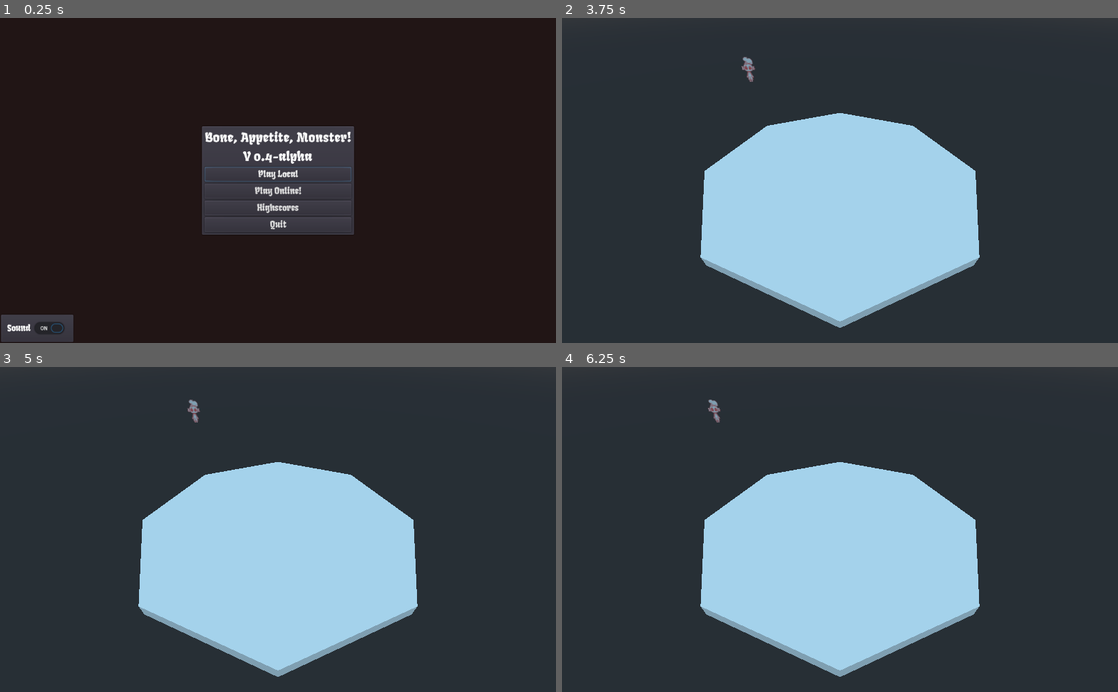
Above: before the commit, frames 1-4 (two rows, left to right).
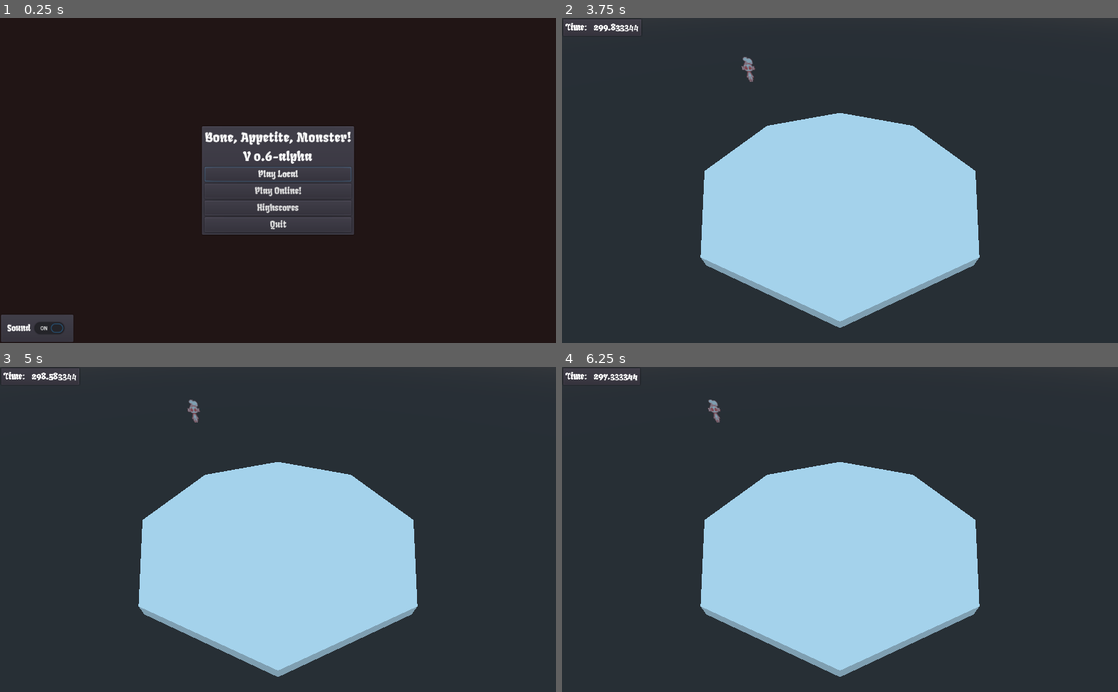
Above: after the commit, the same moments.

Repository: KaizNike/Bone--Appetite--Monster-
Game: Godot game, scene res://src/Scenes/Main.tscn
The game is run twice, just before and just after one commit, with the same random seed, the same clock (stepped at 60 frames per second) and the same inputs. This scene is started directly instead of the project's main scene.
Inputs:
- Up to frame 1 (0.25 s): no input
- Up to frame 2 (3.75 s): click "Play Local" at 0.5 s; click "5 Minutes" at 1.25 s; click "X" at 2 s; tap E (action_key) at 2.75 s; hold W (move_up) 2.78-3.5 s; hold E (action_key) 2.78-3.5 s; click "Start" at 3.5 s
- Up to frame 3 (5 s): tap Space at 4.25 s; hold W (move_up) from 4.28 s (still down); tap / (p2_action_key) at 4.35 s
- Up to frame 4 (6.25 s): release W (move_up) at 5.03 s; hold Down (p2_move_down) 5.03-5.78 s; hold A (move_left) from 5.03 s (still down); tap Left (p2_move_left) at 5.85 s

The runs differ from the first frame. In frame 1, less than 0.1% of the frame differs, in the area x 47-49%, y 41-45%; in frame 2, 0.2%; in frame 3, 0.2%, in the area x 0-15%, y 0-6%; in frame 4, 0.2%.

Commit message:
v0.6 - First Music and Timer
Not much work, big change!

Diff:
--- a/Project/project.godot
+++ b/Project/project.godot
@@ -18,6 +18,7 @@
 
 Globals="*res://src/Scripts/Globals.gd"
 MusicMaster="*res://src/Scripts/music_master.gd"
+MusicPlayer="*res://src/AutoLoad/MusicPlayer.tscn"
 
 [input]
 
--- /dev/null
+++ b/Project/src/AutoLoad/MusicPlayer.gd
@@ -0,0 +1,4 @@
+extends Node
+
+func _ready():
+	$SnG.play()
--- /dev/null
+++ b/Project/src/AutoLoad/MusicPlayer.tscn
@@ -0,0 +1,10 @@
+[gd_scene load_steps=3 format=2]
+
+[ext_resource path="res://Assets/music/SPOOPS_AND_GHOSTS.mp3" type="AudioStream" id=1]
+[ext_resource path="res://src/AutoLoad/MusicPlayer.gd" type="Script" id=2]
+
+[node name="MusicPlayer" type="Node"]
+script = ExtResource( 2 )
+
+[node name="SnG" type="AudioStreamPlayer" parent="."]
+stream = ExtResource( 1 )
--- a/Project/src/Scenes/LocalStartup.gd
+++ b/Project/src/Scenes/LocalStartup.gd
@@ -37,3 +37,24 @@
 	Globals.playersReady = playersReady
 	get_tree().change_scene("res://src/Scenes/Main.tscn")
 	pass # Replace with function body.
+
+
+func _on_OptionButton_item_selected(index):
+	"""func _ready():
+	add_item("5 Minutes")
+	add_item("10 Minutes")
+	add_item("15 Minutes")
+	add_item("30 Minutes")
+	add_item("1 Hour")"""
+
+	if index == 0:
+		Globals.gameLength = 60*5
+	elif index == 1:
+		Globals.gameLength = 60*10
+	elif index == 2:
+		Globals.gameLength = 60*15
+	elif index == 3:
+		Globals.gameLength = 60*30
+	elif index == 4:
+		Globals.gameLength = 60*60
+	print(Globals.gameLength)
--- a/Project/src/Scenes/LocalStartup.tscn
+++ b/Project/src/Scenes/LocalStartup.tscn
@@ -291,4 +291,5 @@
 text = "Start"
 
 [connection signal="pressed" from="Control/PanelContainer/VBoxContainer/HSplitContainer/ReturnButton" to="." method="_on_ReturnButton_pressed"]
+[connection signal="item_selected" from="Control/PanelContainer/VBoxContainer/HSplitContainer3/OptionButton" to="." method="_on_OptionButton_item_selected"]
 [connection signal="pressed" from="Control/PanelContainer/VBoxContainer/StartButton" to="." method="_on_StartButton_pressed"]
--- a/Project/src/Scenes/Main Menu.tscn
+++ b/Project/src/Scenes/Main Menu.tscn
@@ -1,6 +1,6 @@
 [gd_scene load_steps=7 format=2]
 
-[ext_resource path="res://src/UI/GameUI.tscn" type="PackedScene" id=1]
+[ext_resource path="res://src/UI/UtilityUI.tscn" type="PackedScene" id=1]
 [ext_resource path="res://src/UI/resources/CanvasLayerColorBack.tscn" type="PackedScene" id=2]
 [ext_resource path="res://src/Resources/Header 1.tres" type="Theme" id=3]
 [ext_resource path="res://src/Resources/Normal Font.tres" type="Theme" id=4]
@@ -57,7 +57,7 @@
 margin_right = 270.0
 margin_bottom = 97.0
 hint_tooltip = "Press to play, no online!"
-focus_neighbour_left = NodePath("../../../../GameUI/PopupPanel/CheckButton")
+focus_neighbour_left = NodePath("../../../../UtilityUI/PopupPanel/CheckButton")
 theme = ExtResource( 4 )
 text = "Play Local"
 
@@ -66,7 +66,7 @@
 margin_right = 270.0
 margin_bottom = 128.0
 hint_tooltip = "If this works it was a lotta effort to put in!"
-focus_neighbour_left = NodePath("../../../../GameUI/PopupPanel/CheckButton")
+focus_neighbour_left = NodePath("../../../../UtilityUI/PopupPanel/CheckButton")
 theme = ExtResource( 4 )
 text = "Play Online!"
 
@@ -74,7 +74,7 @@
 margin_top = 132.0
 margin_right = 270.0
 margin_bottom = 159.0
-focus_neighbour_left = NodePath("../../../../GameUI/PopupPanel/CheckButton")
+focus_neighbour_left = NodePath("../../../../UtilityUI/PopupPanel/CheckButton")
 theme = ExtResource( 4 )
 text = "Highscores"
 
@@ -87,13 +87,13 @@
 
 [node name="CanvasLayer" parent="." instance=ExtResource( 2 )]
 
-[node name="GameUI" parent="." instance=ExtResource( 1 )]
+[node name="UtilityUI" parent="." instance=ExtResource( 1 )]
 
-[node name="CheckButton" parent="GameUI/PopupPanel" index="0"]
-focus_neighbour_right = NodePath("../../../Control/PanelContainer/VBoxContainer/LocalPlayButton")
+[node name="CheckButton" parent="UtilityUI/PopupPanel" index="0"]
+focus_neighbour_left = NodePath("../../../Control/PanelContainer/VBoxContainer/LocalPlayButton")
 
 [connection signal="pressed" from="Control/PanelContainer/VBoxContainer/LocalPlayButton" to="." method="_on_LocalPlayButton_pressed"]
 [connection signal="pressed" from="Control/PanelContainer/VBoxContainer/QuitButton" to="." method="_on_QuitButton_pressed"]
-[connection signal="toggled" from="GameUI/PopupPanel/CheckButton" to="." method="_on_CheckButton_toggled"]
+[connection signal="toggled" from="UtilityUI/PopupPanel/CheckButton" to="." method="_on_CheckButton_toggled"]
 
-[editable path="GameUI"]
+[editable path="UtilityUI"]
--- a/Project/src/Scenes/Main.tscn
+++ b/Project/src/Scenes/Main.tscn
@@ -1,7 +1,8 @@
-[gd_scene load_steps=3 format=2]
+[gd_scene load_steps=4 format=2]
 
 [ext_resource path="res://src/Scenes/Main.gd" type="Script" id=1]
 [ext_resource path="res://src/Actors/PlayerTest.tscn" type="PackedScene" id=2]
+[ext_resource path="res://src/UI/GameUI.tscn" type="PackedScene" id=3]
 
 [node name="Main" type="Spatial"]
 script = ExtResource( 1 )
@@ -29,3 +30,5 @@
 
 [node name="Position4" type="Position3D" parent="Positions"]
 transform = Transform( 1, 0, 0, 0, 1, 0, 0, 0, 1, -10, 4, 10 )
+
+[node name="UtilityUI" parent="." instance=ExtResource( 3 )]
--- a/Project/src/Scripts/Globals.gd
+++ b/Project/src/Scripts/Globals.gd
@@ -1,9 +1,11 @@
 extends Node
 
-var version = [0,4,"-alpha"]
-var versonInfo = "The Menu Update: Now we can get into the game!"
+var version = [0,6,"-alpha"]
+var versonInfo = "Timer and music!"
+var gameLength = 60 * 5
 
 signal music_changed(value)
+signal time_ran_out()
 
 signal lobby_players_updated(array)
 
--- a/Project/src/UI/GameUI.gd
+++ b/Project/src/UI/GameUI.gd
@@ -1,14 +1,11 @@
 extends Control
 
 func _ready():
-	var master_sound = AudioServer.get_bus_index("Master")
-	var isMusicOn = AudioServer.is_bus_mute(master_sound)
-	$PopupPanel/CheckButton.pressed = !isMusicOn
+	$Timer.wait_time = Globals.gameLength
+	$Timer.start()
 
+func _physics_process(delta):
+	$PanelContainer/HSplitContainer/TimeLeft.text = str($Timer.time_left)
 
-
-func _on_CheckButton_toggled(button_pressed):
-	print(button_pressed)
-	Globals.emit_signal("music_changed", button_pressed)
-	$PopupPanel/CheckButton.release_focus()
-	pass # Replace with function body.
+func _on_Timer_timeout():
+	Globals.emit_signal("time_ran_out")
--- a/Project/src/UI/GameUI.tscn
+++ b/Project/src/UI/GameUI.tscn
@@ -3,7 +3,7 @@
 [ext_resource path="res://src/ui/GameUI.gd" type="Script" id=1]
 [ext_resource path="res://src/Resources/Normal Font.tres" type="Theme" id=2]
 
-[node name="GameUI" type="Control"]
+[node name="UtilityUI" type="Control"]
 anchor_right = 1.0
 anchor_bottom = 1.0
 mouse_filter = 2
@@ -12,29 +12,29 @@
 "_edit_use_anchors_": false
 }
 
-[node name="PopupPanel" type="PanelContainer" parent="."]
-anchor_top = 1.0
-anchor_bottom = 1.0
-margin_top = -54.0
-margin_right = 133.0
-__meta__ = {
-"_edit_use_anchors_": false
-}
+[node name="PanelContainer" type="PanelContainer" parent="."]
+margin_right = 14.0
+margin_bottom = 14.0
 
-[node name="CheckButton" type="CheckButton" parent="PopupPanel"]
+[node name="HSplitContainer" type="HSplitContainer" parent="PanelContainer"]
 margin_left = 7.0
 margin_top = 7.0
-margin_right = 130.0
-margin_bottom = 47.0
-hint_tooltip = "Turns all sound on or off! Bug developers for more options next release!"
+margin_right = 99.0
+margin_bottom = 28.0
+
+[node name="Label" type="Label" parent="PanelContainer/HSplitContainer"]
+margin_right = 39.0
+margin_bottom = 21.0
 theme = ExtResource( 2 )
-pressed = true
-text = "Sound"
+text = "Time:"
 
-[node name="Label" type="Label" parent="."]
-visible = false
-margin_right = 40.0
-margin_bottom = 14.0
-text = "TEST!"
+[node name="TimeLeft" type="Label" parent="PanelContainer/HSplitContainer"]
+margin_left = 51.0
+margin_right = 92.0
+margin_bottom = 21.0
+theme = ExtResource( 2 )
+text = "00:00"
 
-[connection signal="toggled" from="PopupPanel/CheckButton" to="." method="_on_CheckButton_toggled"]
+[node name="Timer" type="Timer" parent="."]
+
+[connection signal="timeout" from="Timer" to="." method="_on_Timer_timeout"]
--- /dev/null
+++ b/Project/src/UI/UtilityUI.gd
@@ -0,0 +1,14 @@
+extends Control
+
+func _ready():
+	var master_sound = AudioServer.get_bus_index("Master")
+	var isMusicOn = AudioServer.is_bus_mute(master_sound)
+	$PopupPanel/CheckButton.pressed = !isMusicOn
+
+
+
+func _on_CheckButton_toggled(button_pressed):
+	print(button_pressed)
+	Globals.emit_signal("music_changed", button_pressed)
+	$PopupPanel/CheckButton.release_focus()
+	pass # Replace with function body.
--- /dev/null
+++ b/Project/src/UI/UtilityUI.tscn
@@ -0,0 +1,40 @@
+[gd_scene load_steps=3 format=2]
+
+[ext_resource path="res://src/Resources/Normal Font.tres" type="Theme" id=1]
+[ext_resource path="res://src/UI/UtilityUI.gd" type="Script" id=2]
+
+[node name="UtilityUI" type="Control"]
+anchor_right = 1.0
+anchor_bottom = 1.0
+mouse_filter = 2
+script = ExtResource( 2 )
+__meta__ = {
+"_edit_use_anchors_": false
+}
+
+[node name="PopupPanel" type="PanelContainer" parent="."]
+anchor_top = 1.0
+anchor_bottom = 1.0
+margin_top = -54.0
+margin_right = 133.0
+__meta__ = {
+"_edit_use_anchors_": false
+}
+
+[node name="CheckButton" type="CheckButton" parent="PopupPanel"]
+margin_left = 7.0
+margin_top = 7.0
+margin_right = 130.0
+margin_bottom = 47.0
+hint_tooltip = "Turns all sound on or off! Bug developers for more options next release!"
+theme = ExtResource( 1 )
+pressed = true
+text = "Sound"
+
+[node name="Label" type="Label" parent="."]
+visible = false
+margin_right = 40.0
+margin_bottom = 14.0
+text = "TEST!"
+
+[connection signal="toggled" from="PopupPanel/CheckButton" to="." method="_on_CheckButton_toggled"]
Not shown, added: Project/Assets/music/SPOOPS_AND_GHOSTS.mp3.import
Not shown, added: Project/Assets/music/SPOOPS_AND_GHOSTS.mp3
